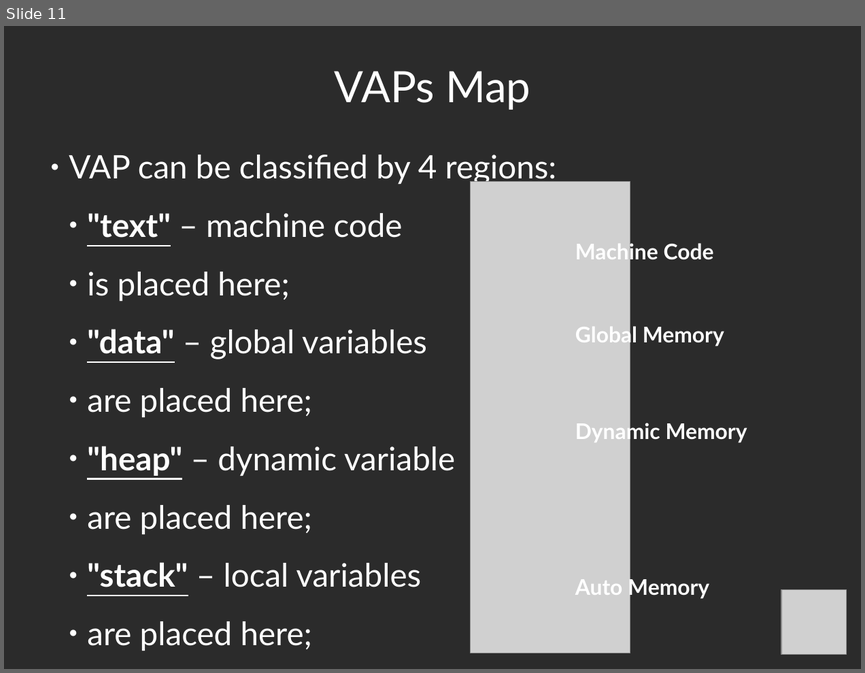
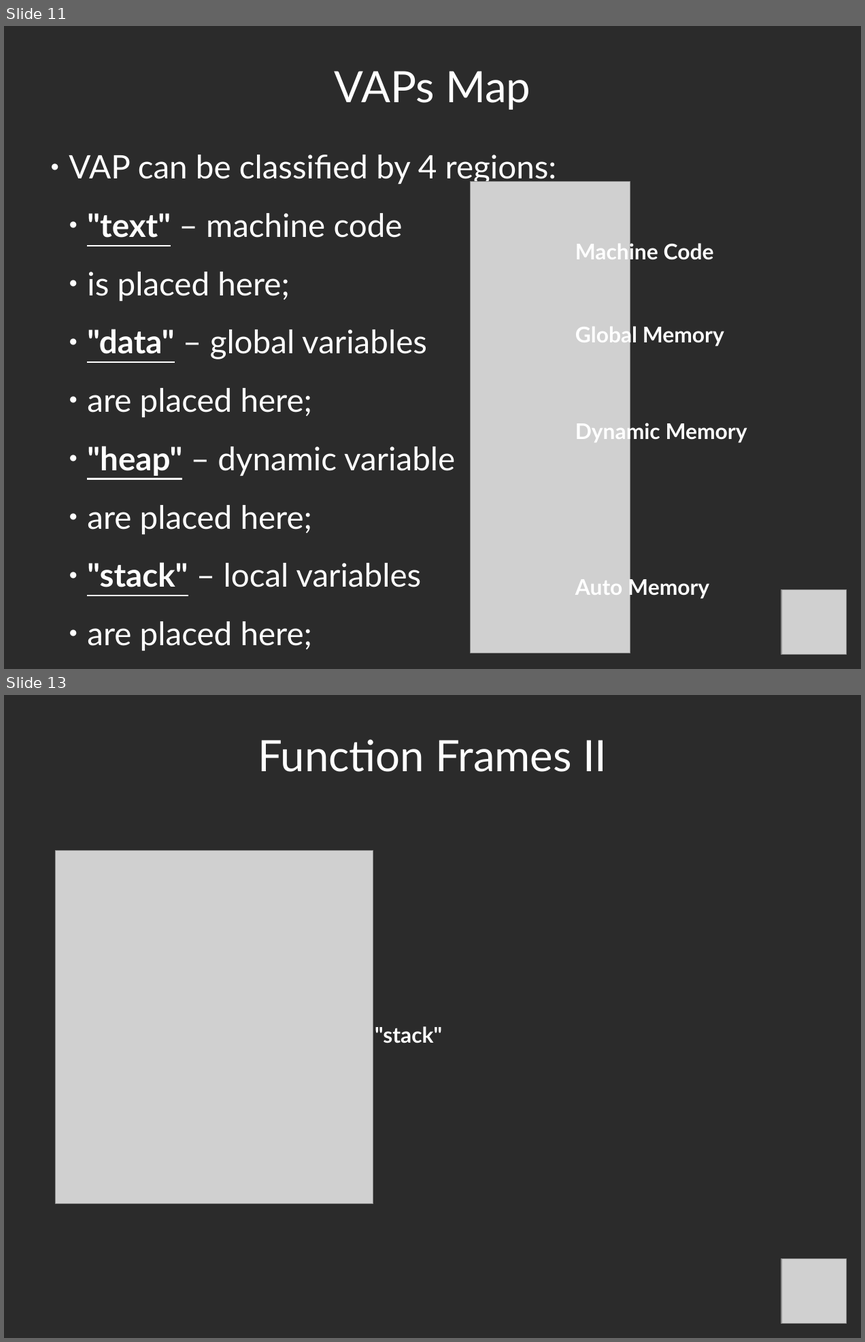
Before and after one commit to bmstu-fs12/01-sem-py-algo, a slide deck: week-01/presentation_2_4x3.odp. Shown one above the other, each under a label of ours: slide 11 before the commit, slides 11 and 13 after it; the slides between them are not shown. The pictures are 865x673 and 865x1342 pixels, drawn with LibreOffice and Linux fonts; fonts in the diff are those of the drawing; grey boxes stand for pictures; background and template pictures are left out; a plain dark background stands for a picture behind light text. Boxes give left, top, right and bottom in pixels: in the first picture for what was removed or moved away, otherwise in the second. Text is boxed around its words. In the diff, an @@ line names an element or a change of style, - is before the commit and + after.

```diff
--- a/week-01/presentation_2_4x3.odp
+++ b/week-01/presentation_2_4x3.odp
@@ slide 13 added at bbox=[4, 695, 861, 1338], background picture (left out) @@
@@ title added at bbox=[258, 739, 606, 772], 40 pt, text #FFFFFF @@
+Function Frames II
@@ picture added at bbox=[55, 851, 373, 1204] @@
@@ text added at bbox=[375, 1026, 442, 1043], 20 pt, text #FFFFFF, bold @@
+  ● "stack"
@@ picture added at bbox=[781, 1259, 846, 1323] @@
```
Also in this commit, not shown: 1 slide changed, 7 other slides added, 1 slide removed, 1 other file.
